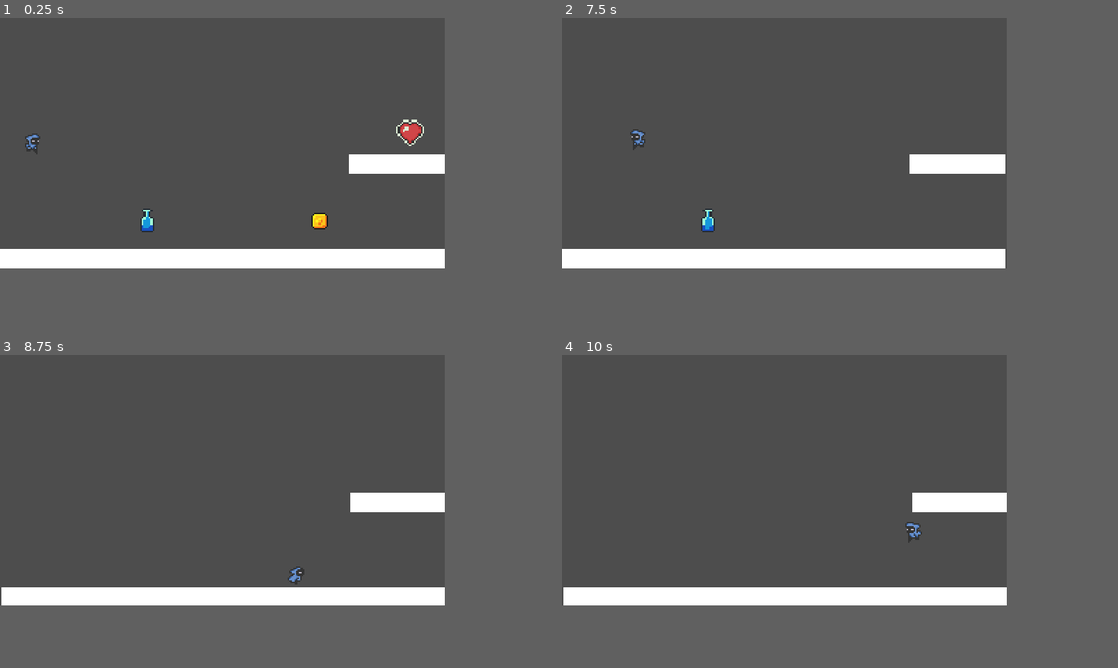
Above: before the commit, frames 1-4 (two rows, left to right).
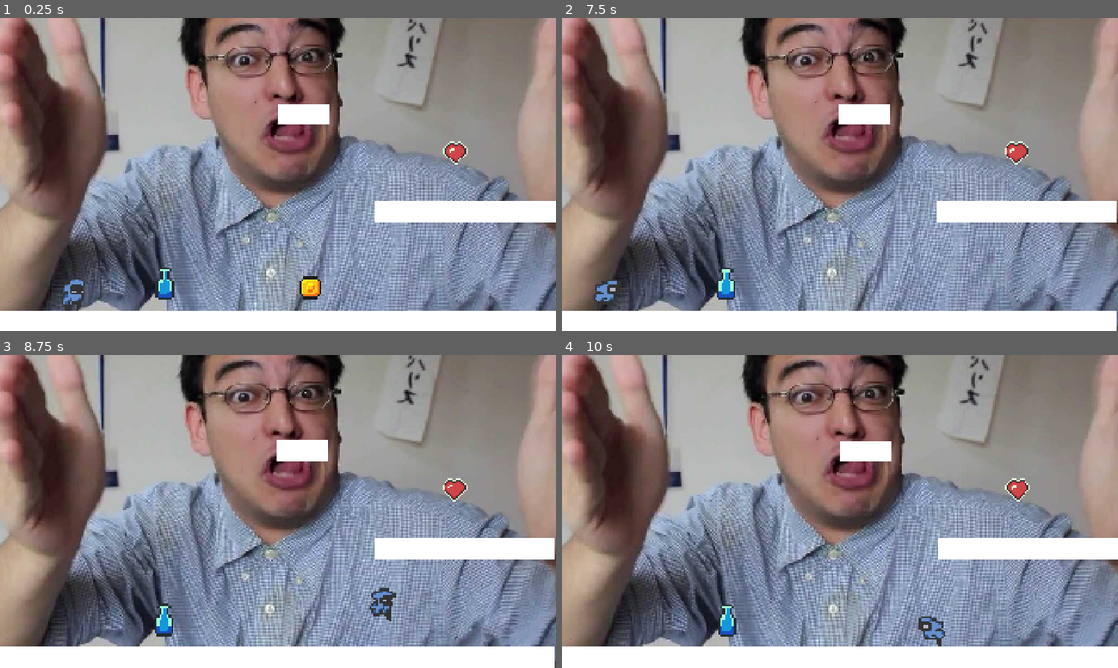
Above: after the commit, the same moments.

Repository: mightokondria/gimersia-guided-godot
Game: Godot game, scene res://_Scenes/TheStage.tscn
Two runs of this game, one before a commit and one after it. Both use one fixed random seed, a clock stepped at 60 frames per second and the inputs below.
Inputs:
- Up to frame 1 (0.25 s): no input
- Up to frame 2 (7.5 s): tap Enter (ui_accept) at 0.5, 0.77, 1.52, 3.02, 3.77, 4.52, 6.02, 6.77 s; hold Right (ui_right) 0.53-2.03 s; tap Shift (dash) every 0.75 s from 0.6 to 7.35 s; hold Left (ui_left) 2.03-2.78 s; hold Right (ui_right) 2.78-4.28 s; hold Left (ui_left) 4.28-5.03 s; hold Right (ui_right) 5.03-5.78 s; hold Left (ui_left) 5.78-7.28 s; hold Right (ui_right) from 7.28 s (still down)
- Up to frame 3 (8.75 s): keep holding Right (ui_right); tap Enter (ui_accept) at 7.52 s; tap Shift (dash) at 8.1 s
- Up to frame 4 (10 s): tap Shift (dash) at 8.85, 9.6 s; tap Enter (ui_accept) at 9.02, 9.77 s; release Right (ui_right) at 9.53 s; hold Left (ui_left) from 9.53 s (still down)
In our replay, the window is 640x360 before the commit and 800x450 after it. These sizes can differ from the game's own. Grey fills any space a smaller window leaves; there, only what the larger window draws over its background counts as a difference.

The runs differ from the first frame. In frame 1, 89% of the frame differs, in the area x 0-100%, y 0-94%; in frame 2, 89%, in the area x 0-100%, y 0-100%; in frame 3, 88%; in frame 4, 88%.

Commit message:
Revamp level layout and player movement physics
Updated TheStage scene to use SubViewportContainer, added background image, and adjusted item and player positions/scales. Overhauled player movement constants for faster, more responsive controls, including new air acceleration/friction and variable gravity for falling. Increased camera shake strength and set project resolution to 1920x1080 with canvas_items stretch mode. Added cuki.jpg as background and set default 2D gravity to 1500.

Diff:
--- a/guided/_Scenes/TheStage.tscn
+++ b/guided/_Scenes/TheStage.tscn
@@ -1,77 +1,127 @@
-[gd_scene load_steps=11 format=3 uid="uid://bt8pjayii3f46"]
+[gd_scene load_steps=13 format=3 uid="uid://bt8pjayii3f46"]
 
 [ext_resource type="PackedScene" uid="uid://d1g6kiifioiuw" path="res://_Scenes/Player.tscn" id="1_kchhv"]
 [ext_resource type="PackedScene" uid="uid://dnqy5qp18ibvg" path="res://_Scenes/WallGrabItem.tscn" id="2_b6ajn"]
 [ext_resource type="PackedScene" uid="uid://hoenuvlwji8b" path="res://_Scenes/DoubleJumpItem.tscn" id="3_2d4v4"]
 [ext_resource type="PackedScene" uid="uid://iyvyfmls3d04" path="res://_Scenes/DashItem.tscn" id="4_c3oyc"]
 [ext_resource type="Script" uid="uid://djka36bc42uqr" path="res://_Scripts/SmartCamera.gd" id="5_b6ajn"]
+[ext_resource type="Texture2D" uid="uid://d2k6egmhw4abh" path="res://cuki.jpg" id="6_2d4v4"]
 
 [sub_resource type="RectangleShape2D" id="RectangleShape2D_vwk1b"]
-size = Vector2(320, 14)
+size = Vector2(1919, 72)
 
 [sub_resource type="RectangleShape2D" id="RectangleShape2D_rfx65"]
-size = Vector2(69, 14)
+size = Vector2(626, 74)
+
+[sub_resource type="RectangleShape2D" id="RectangleShape2D_2d4v4"]
+size = Vector2(178, 74)
 
 [sub_resource type="RectangleShape2D" id="RectangleShape2D_nnjwi"]
-size = Vector2(348.5, 14)
+size = Vector2(2058.25, 52)
 
 [sub_resource type="RectangleShape2D" id="RectangleShape2D_x6l5f"]
-size = Vector2(69.75, 306)
+size = Vector2(69.75, 1379)
 
 [sub_resource type="RectangleShape2D" id="RectangleShape2D_7017n"]
-size = Vector2(69.75, 308)
+size = Vector2(69.75, 1386)
 
 [node name="Level1" type="Node2D"]
 
-[node name="Floor" type="StaticBody2D" parent="."]
-position = Vector2(-160, -17)
+[node name="SubViewportContainer" type="SubViewportContainer" parent="."]
+offset_left = -960.0
+offset_top = -540.0
+offset_right = 960.0
+offset_bottom = 540.0
+stretch = true
+stretch_shrink = 6
+metadata/_edit_use_anchors_ = true
 
-[node name="ColorRect" type="ColorRect" parent="Floor"]
-offset_top = 93.0
-offset_right = 320.0
-offset_bottom = 107.0
+[node name="SubViewport" type="SubViewport" parent="SubViewportContainer"]
+transparent_bg = true
+handle_input_locally = false
+size = Vector2i(320, 180)
+render_target_update_mode = 4
 
-[node name="CollisionShape2D" type="CollisionShape2D" parent="Floor"]
-position = Vector2(160, 100)
+[node name="Floor" type="StaticBody2D" parent="SubViewportContainer"]
+position = Vector2(798, 533)
+
+[node name="ColorRect" type="ColorRect" parent="SubViewportContainer/Floor"]
+anchors_preset = 8
+anchor_left = 0.5
+anchor_top = 0.5
+anchor_right = 0.5
+anchor_bottom = 0.5
+offset_left = -799.99994
+offset_top = 486.0
+offset_right = -151.3512
+offset_bottom = 558.0
+grow_horizontal = 2
+grow_vertical = 2
+scale = Vector2(2.9599996, 1)
+size_flags_horizontal = 4
+
+[node name="CollisionShape2D" type="CollisionShape2D" parent="SubViewportContainer/Floor"]
+position = Vector2(159.5, 522)
 shape = SubResource("RectangleShape2D_vwk1b")
 
-[node name="Player" parent="." instance=ExtResource("1_kchhv")]
-position = Vector2(-136, -33)
+[node name="Player" parent="SubViewportContainer" instance=ExtResource("1_kchhv")]
+position = Vector2(255, 901.00006)
+scale = Vector2(7.5999975, 7.5999975)
 
-[node name="StaticBody2D" type="StaticBody2D" parent="."]
-position = Vector2(-160, -88)
+[node name="StaticBody2D" type="StaticBody2D" parent="SubViewportContainer"]
+position = Vector2(798, 462)
 
-[node name="ColorRect" type="ColorRect" parent="StaticBody2D"]
-offset_left = 251.0
-offset_top = 96.0
-offset_right = 320.0
-offset_bottom = 110.0
+[node name="ColorRect" type="ColorRect" parent="SubViewportContainer/StaticBody2D"]
+offset_left = 496.0
+offset_top = 181.0
+offset_right = 1118.0
+offset_bottom = 254.0
 
-[node name="CollisionShape2D" type="CollisionShape2D" parent="StaticBody2D"]
-position = Vector2(285.5, 103)
+[node name="CollisionShape2D" type="CollisionShape2D" parent="SubViewportContainer/StaticBody2D"]
+position = Vector2(809, 218)
 shape = SubResource("RectangleShape2D_rfx65")
 
-[node name="CollisionShape2D4" type="CollisionShape2D" parent="StaticBody2D"]
-position = Vector2(155.25, -65)
+[node name="ColorRect2" type="ColorRect" parent="SubViewportContainer/StaticBody2D"]
+offset_left = 158.0
+offset_top = -155.0
+offset_right = 336.0
+offset_bottom = -82.0
+
+[node name="CollisionShape2D5" type="CollisionShape2D" parent="SubViewportContainer/StaticBody2D"]
+position = Vector2(247, -118)
+shape = SubResource("RectangleShape2D_2d4v4")
+
+[node name="CollisionShape2D4" type="CollisionShape2D" parent="SubViewportContainer/StaticBody2D"]
+position = Vector2(158, -729)
 shape = SubResource("RectangleShape2D_nnjwi")
 
-[node name="CollisionShape2D2" type="CollisionShape2D" parent="StaticBody2D"]
-position = Vector2(354.75, 25)
+[node name="CollisionShape2D2" type="CollisionShape2D" parent="SubViewportContainer/StaticBody2D"]
+position = Vector2(1154, -60.5)
 shape = SubResource("RectangleShape2D_x6l5f")
 
-[node name="CollisionShape2D3" type="CollisionShape2D" parent="StaticBody2D"]
-position = Vector2(-36, 24)
+[node name="CollisionShape2D3" type="CollisionShape2D" parent="SubViewportContainer/StaticBody2D"]
+position = Vector2(-835, -64)
 shape = SubResource("RectangleShape2D_7017n")
 
-[node name="WallGrabItem" parent="StaticBody2D" instance=ExtResource("2_b6ajn")]
-position = Vector2(285, 70)
+[node name="DoubleJumpItem" parent="SubViewportContainer" instance=ExtResource("3_2d4v4")]
+position = Vector2(503.00006, 854)
+scale = Vector2(6.4, 6.4)
 
-[node name="DoubleJumpItem" parent="." instance=ExtResource("3_2d4v4")]
-position = Vector2(-64, 44)
+[node name="WallGrabItem" parent="SubViewportContainer" instance=ExtResource("2_b6ajn")]
+position = Vector2(1528, 431)
+scale = Vector2(4.2800007, 4.2800007)
 
-[node name="DashItem" parent="." instance=ExtResource("4_c3oyc")]
-position = Vector2(60, 46)
+[node name="DashItem" parent="SubViewportContainer" instance=ExtResource("4_c3oyc")]
+position = Vector2(1008, 879)
+scale = Vector2(6.2, 6.2)
 
-[node name="SmartCamera" type="Camera2D" parent="." node_paths=PackedStringArray("player") groups=["Camera"]]
+[node name="SmartCamera" type="Camera2D" parent="SubViewportContainer" node_paths=PackedStringArray("player") groups=["Camera"]]
+position = Vector2(958, 550)
 script = ExtResource("5_b6ajn")
 player = NodePath("../Player")
+
+[node name="Sprite2D" type="Sprite2D" parent="."]
+z_index = -1
+position = Vector2(-9.999908, -155)
+scale = Vector2(2.02963, 2.0296297)
+texture = ExtResource("6_2d4v4")
--- a/guided/_Scripts/SmartCamera.gd
+++ b/guided/_Scripts/SmartCamera.gd
@@ -3,7 +3,7 @@
 @export var player: Node2D
 @export var follow_speed: float = 5.0
 
-@export var max_shake: float = 1.0
+@export var max_shake: float = 4.0
 @export var shake_fade: float = 0.0
 
 var _shake_strength: float = 0.0
--- a/guided/_Scripts/player.gd
+++ b/guided/_Scripts/player.gd
@@ -1,13 +1,15 @@
 extends CharacterBody2D
 
 # --- KONSTANTA GERAKAN DASAR ---
-const MAX_SPEED = 150.0
-const JUMP_VELOCITY = -400.0
-const ACCELERATION = 2000.0
-const FRICTION = 900.0
+const MAX_SPEED = 800.0
+const JUMP_VELOCITY = -1000.0
+const ACCELERATION = 8000.0
+const AIR_ACCELERATION = -800.0
+const FRICTION = 8000.0
+const AIR_FRICTION = 500.0
 
 # --- KONSTANTA DASH ---
-const DASH_SPEED = 600.0
+const DASH_SPEED = 3000.0
 const DASH_DURATION = 0.15
 var is_dashing = false
 var dash_time_left = 0.0
@@ -98,7 +100,11 @@
 	else:
 		is_wall_sliding = false
 		# Terapkan gravitasi HANYA jika TIDAK sedang wall grab
-		velocity.y += gravity * delta
+		var gravity_multiplier = 1.0
+		if velocity.y > 0: # Jika sedang jatuh ke bawah
+			gravity_multiplier = 1.5 # Jatuh 1.5x lebih cepat
+
+		velocity.y += gravity * gravity_multiplier * delta
 
 	# =========================================
 	# 3. LOGIKA LOMPAT
@@ -125,6 +131,14 @@
 	# =========================================
 	# Hanya boleh gerak kiri/kanan jika TIDAK sedang wall sliding
 	if not is_wall_sliding:
+		# Tentukan nilai akselerasi & friksi yang dipakai saat ini
+		var current_accel = ACCELERATION
+		var current_friction = FRICTION
+
+		if not is_on_floor():
+			current_accel = AIR_ACCELERATION
+			current_friction = AIR_FRICTION
+
 		if input_dir:
 			velocity.x = move_toward(velocity.x, input_dir * MAX_SPEED, ACCELERATION * delta)
 		else:
--- a/guided/project.godot
+++ b/guided/project.godot
@@ -17,9 +17,9 @@
 
 [display]
 
-window/size/viewport_width=320
-window/size/viewport_height=180
-window/stretch/mode="viewport"
+window/size/viewport_width=1920
+window/size/viewport_height=1080
+window/stretch/mode="canvas_items"
 
 [global_group]
 
@@ -66,6 +66,10 @@
 ]
 }
 
+[physics]
+
+2d/default_gravity=1500.0
+
 [rendering]
 
 textures/canvas_textures/default_texture_filter=0
Not shown: 1 places in guided/_Scenes/Player.tscn that only renumber resources
Not shown, added: guided/_Scripts/Player.gd.uid
Binary file added: guided/cuki.jpg
Not shown, added: guided/cuki.jpg.import
